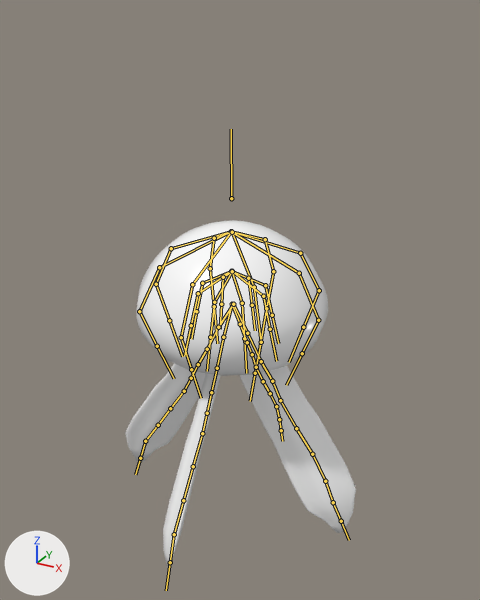
The FBX model Assets/Models/Kurage/クラゲ.fbx as it was, and as the next commit left it.
Rendered twice from a camera (50 mm lens) standing at (3.21, -5.67, 4.62) and looking at (0.09, 0.02, 1.78). The axes (+X, +Y, +Z) are drawn at lower left. The lights are the same throughout. The bones that bend it are drawn over the model as lines.

Objects in the first picture: '笠', '触手1', '触手3', '触手4'.
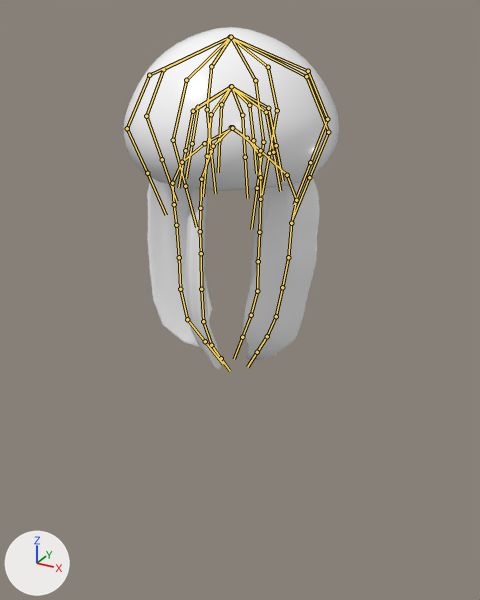
The newer file adds an action. The first version stands in its rest pose; the second is drawn at frame 32 of the action 'アーマチュア.001|move'.

What the commit changed:
Bone 'Bone' (bone_bone) moves from (0.0, 0.0, 0.0) to (0.0, 1.85, 0.0).
Bone 'Bone.041' (bone_bone_041) turns from (0, 0, 0) to (0, 0, 37) degrees about its own x, y and z.
Bone 'Bone.042' (bone_bone_042) turns from (0, 0, 0) to (0, 0, -13) degrees about its own x, y and z.
Bone 'Bone.043' (bone_bone_043) turns from (0, 0, 0) to (0, 1, -47) degrees about its own x, y and z.
Bone 'Bone.044' (bone_bone_044) turns from (0, 0, 0) to (0, 0, 1) degrees about its own x, y and z.
Bone 'Bone.045' (bone_bone_045) turns from (0, 0, 0) to (0, 0, -15) degrees about its own x, y and z.
Bone 'Bone.046' (bone_bone_046) turns from (0, 0, 0) to (0, 0, -2) degrees about its own x, y and z.
Bone 'Bone.048' (bone_bone_048) turns from (0, 0, 0) to (0, 0, -12) degrees about its own x, y and z.
Bone 'Bone.049' (bone_bone_049) turns from (0, 0, 0) to (0, 1, -10) degrees about its own x, y and z.
Bone 'Bone.050' (bone_bone_050) turns from (0, 0, 0) to (40, 0, 0) degrees about its own x, y and z.
Bone 'Bone.051' (bone_bone_051) turns from (0, 0, 0) to (-27, 0, 0) degrees about its own x, y and z.
Bone 'Bone.052' (bone_bone_052) turns from (0, 0, 0) to (-35, 0, 0) degrees about its own x, y and z.
Bone 'Bone.054' (bone_bone_054) turns from (0, 0, 0) to (-8, 0, 0) degrees about its own x, y and z.
Bone 'Bone.055' (bone_bone_055) turns from (0, 0, 0) to (-2, 0, 0) degrees about its own x, y and z.
Bone 'Bone.056' (bone_bone_056) turns from (0, 0, 0) to (-5, 0, 0) degrees about its own x, y and z.
Bone 'Bone.057' (bone_bone_057) turns from (0, 0, 0) to (-20, 0, 0) degrees about its own x, y and z.
Bone 'Bone.059' (bone_bone_059) turns from (0, 0, 0) to (28, -2, 4) degrees about its own x, y and z.
Bone 'Bone.060' (bone_bone_060) turns from (0, 0, 0) to (-2, 0, 0) degrees about its own x, y and z.
Bone 'Bone.061' (bone_bone_061) turns from (0, 0, 0) to (-33, 0, -6) degrees about its own x, y and z.
Bone 'Bone.062' (bone_bone_062) turns from (0, 0, 0) to (-27, 0, -3) degrees about its own x, y and z.
Bone 'Bone.063' (bone_bone_063) turns from (0, 0, 0) to (-2, 0, 0) degrees about its own x, y and z.
Bone 'Bone.064' (bone_bone_064) turns from (0, 0, 0) to (-8, 0, -2) degrees about its own x, y and z.
Bone 'Bone.065' (bone_bone_065) turns from (0, 0, 0) to (3, 0, 1) degrees about its own x, y and z.
Bone 'Bone.067' (bone_bone_067) turns from (0, 0, 0) to (-11, 1, -1) degrees about its own x, y and z.
Bone 'Bone.068' (bone_bone_068) turns from (0, 0, 0) to (5, 0, -30) degrees about its own x, y and z.
Bone 'Bone.069' (bone_bone_069) turns from (0, 0, 0) to (0, 0, 4) degrees about its own x, y and z.
Bone 'Bone.070' (bone_bone_070) turns from (0, 0, 0) to (-3, 1, 25) degrees about its own x, y and z.
Bone 'Bone.071' (bone_bone_071) turns from (0, 0, 0) to (-3, 2, 30) degrees about its own x, y and z.
Bone 'Bone.072' (bone_bone_072) turns from (0, 0, 0) to (0, 0, 4) degrees about its own x, y and z.
Bone 'Bone.073' (bone_bone_073) turns from (0, 0, 0) to (-1, 0, 3) degrees about its own x, y and z.
Bone 'Bone.074' (bone_bone_074) turns from (0, 0, 0) to (0, 0, -1) degrees about its own x, y and z.
Bone 'Bone.075' (bone_bone_075) turns from (0, 0, 0) to (-2, 1, 11) degrees about its own x, y and z.
Bone 'Bone.076' (bone_bone_076) turns from (0, 0, 0) to (-1, 0, 18) degrees about its own x, y and z.

What differs and where, as boxes [x1, y1, x2, y2] in the pictures (480 x 600 px):
'笠', posed (12% wider)
    before: [136, 221, 328, 376]
    after: [124, 27, 339, 190]
'触手4', posed
    before: [240, 366, 356, 533]
    after: [242, 177, 320, 361]
'触手1', posed
    before: [125, 363, 205, 462]
    after: [147, 178, 212, 347]
'触手3', posed
    before: [163, 373, 220, 573]
    after: [186, 188, 225, 370]
'触手2', posed (not visible before)
    after: [238, 189, 268, 346]
bone 'Bone.041', root to tip
    before: (232, 304) to (240, 324)
    after: (231, 127) to (247, 138)
bone 'Bone.042', root to tip
    before: (240, 324) to (247, 342)
    after: (247, 138) to (259, 154)
bone 'Bone.043', root to tip
    before: (247, 342) to (252, 354)
    after: (259, 154) to (260, 177)
bone 'Bone.044', root to tip
    before: (252, 354) to (256, 367)
    after: (260, 177) to (260, 199)
bone 'Bone.045', root to tip
    before: (256, 367) to (263, 381)
    after: (260, 199) to (259, 232)
bone 'Bone.046', root to tip
    before: (263, 381) to (270, 393)
    after: (259, 232) to (258, 261)
bone 'Bone.048', root to tip
    before: (276, 406) to (279, 419)
    after: (257, 291) to (251, 315)
bone 'Bone.049', root to tip
    before: (279, 419) to (281, 430)
    after: (251, 315) to (242, 337)
bone 'Bone.050', root to tip
    before: (232, 304) to (223, 337)
    after: (231, 128) to (213, 146)
bone 'Bone.051', root to tip
    before: (223, 337) to (217, 368)
    after: (213, 146) to (201, 179)
bone 'Bone.052', root to tip
    before: (217, 368) to (211, 392)
    after: (201, 179) to (200, 208)
bone 'Bone.054', root to tip
    before: (207, 413) to (202, 433)
    after: (200, 231) to (201, 253)
bone 'Bone.055', root to tip
    before: (202, 433) to (193, 466)
    after: (201, 253) to (201, 289)
bone 'Bone.056', root to tip
    before: (193, 466) to (183, 500)
    after: (201, 289) to (203, 321)
bone 'Bone.057', root to tip
    before: (183, 500) to (174, 534)
    after: (203, 321) to (211, 345)
bone 'Bone.059', root to tip
    before: (233, 304) to (247, 333)
    after: (232, 127) to (260, 150)
bone 'Bone.060', root to tip
    before: (247, 333) to (261, 361)
    after: (260, 150) to (287, 175)
bone 'Bone.061', root to tip
    before: (261, 361) to (272, 381)
    after: (287, 175) to (296, 200)
bone 'Bone.062', root to tip
    before: (272, 381) to (280, 400)
    after: (296, 200) to (291, 223)
bone 'Bone.063', root to tip
    before: (280, 400) to (296, 428)
    after: (291, 223) to (288, 257)
bone 'Bone.064', root to tip
    before: (296, 428) to (312, 454)
    after: (288, 257) to (282, 287)
bone 'Bone.065', root to tip
    before: (312, 454) to (325, 481)
    after: (282, 287) to (276, 316)
bone 'Bone.067', root to tip
    before: (333, 502) to (341, 521)
    after: (267, 336) to (257, 352)
bone 'Bone.068', root to tip
    before: (233, 304) to (218, 327)
    after: (232, 128) to (204, 143)
bone 'Bone.069', root to tip
    before: (218, 327) to (207, 349)
    after: (204, 143) to (182, 162)
bone 'Bone.070', root to tip
    before: (207, 349) to (198, 364)
    after: (182, 162) to (172, 183)
bone 'Bone.071', root to tip
    before: (198, 364) to (191, 378)
    after: (172, 183) to (174, 204)
bone 'Bone.072', root to tip
    before: (191, 378) to (184, 391)
    after: (174, 204) to (176, 225)
bone 'Bone.073', root to tip
    before: (184, 391) to (170, 408)
    after: (176, 225) to (179, 257)
bone 'Bone.074', root to tip
    before: (170, 408) to (158, 425)
    after: (179, 257) to (180, 289)
bone 'Bone.075', root to tip
    before: (158, 425) to (145, 441)
    after: (180, 289) to (187, 319)
bone 'Bone.076', root to tip
    before: (145, 441) to (140, 458)
    after: (187, 319) to (205, 341)
